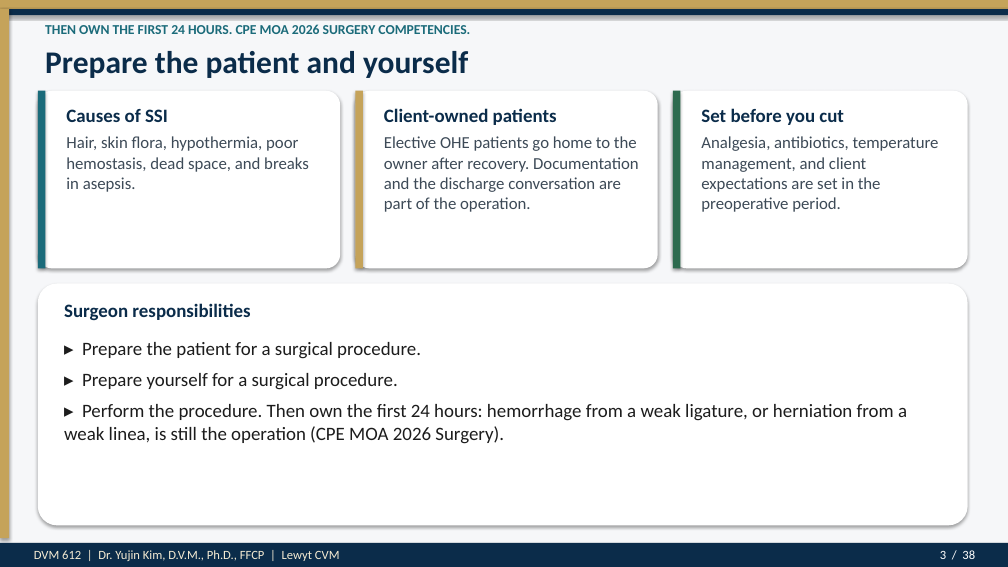
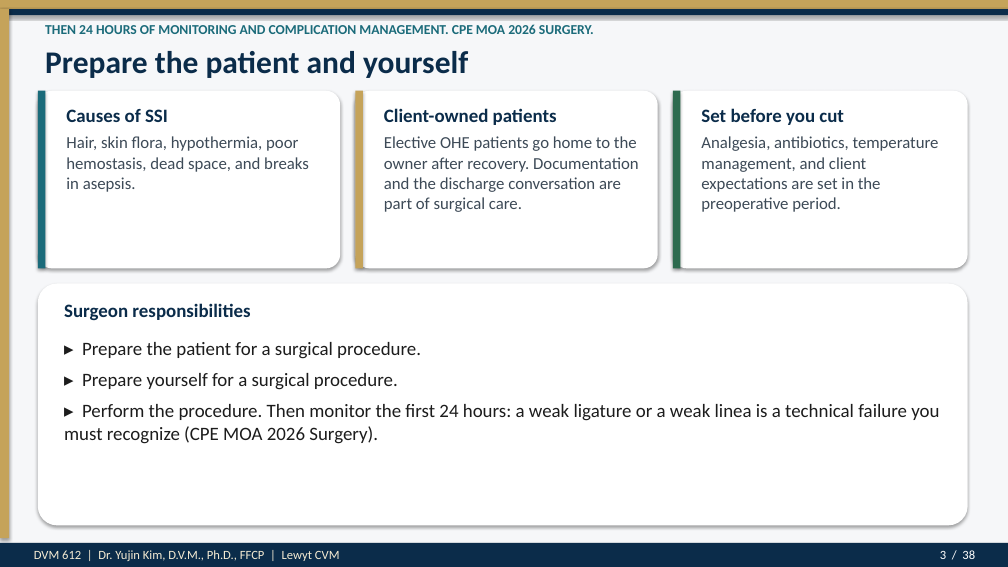
Before and after one commit to drkimvet/happycare, a slide deck: slide 3 of lectures/DVM-612_Week4_Preop_PatientPrep_Postop.pptx. Drawn at 1008x567 pixels with LibreOffice and Linux fonts; fonts in the diff are those of the drawing. Boxes give left, top, right and bottom in pixels: in the first picture for what was removed or moved away, otherwise in the second. Text is boxed around its words. In the diff, an @@ line names an element or a change of style, - is before the commit and + after.

```diff
--- a/lectures/DVM-612_Week4_Preop_PatientPrep_Postop.pptx
+++ b/lectures/DVM-612_Week4_Preop_PatientPrep_Postop.pptx
@@ text at (45, 24, 594, 34): text changed @@
-THEN OWN THE FIRST 24 HOURS. CPE MOA 2026 SURGERY COMPETENCIES.
+THEN 24 HOURS OF MONITORING AND COMPLICATION MANAGEMENT. CPE MOA 2026 SURGERY.
@@ text at (384, 136, 639, 212): text changed @@
-Elective OHE patients go home to the owner after recovery. Documentation and the discharge conversation are part of the operation.
+Elective OHE patients go home to the owner after recovery. Documentation and the discharge conversation are part of surgical care.
@@ text at (64, 404, 939, 444): text changed @@
-▸ Perform the procedure. Then own the first 24 hours: hemorrhage from a weak ligature, or herniation from a weak linea, is still the operation (CPE MOA 2026 Surgery).
+▸ Perform the procedure. Then monitor the first 24 hours: a weak ligature or a weak linea is a technical failure you must recognize (CPE MOA 2026 Surgery).
```
Also in this commit, not shown: 13 other slides changed, 7 other files.
